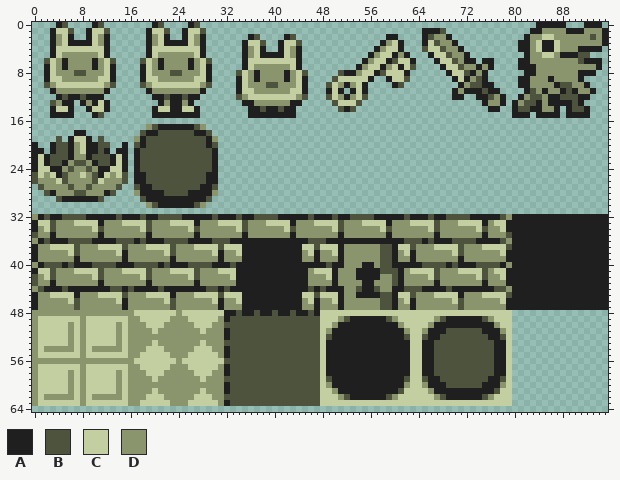
Sprite sheet, stored at tileset.png. Above is the file before it was changed.
The file is 96x96 pixels. Shown: x 0..95, y 0..64.
Palette (. is transparent): A #1f1f1f  B #4d533c  C #c4cfa1  D #8b956d
Pixels before (only the part around the change), first column x 71:
34 DDDCBDDCAAAAAAAAAAAAAAAAA
35 DDDDADDDBAAAAAAAAAAAAAAAA
36 BBBAAAABDAAAAAAAAAAAAAAAA
37 BDDDCCCCBAAAAAAAAAAAAAAAA
38 BDDDDDDCAAAAAAAAAAAAAAAAA
39 ADDDDDDDAAAAAAAAAAAAAAAAA
40 AAABBBBADAAAAAAAAAAAAAAAA
41 CCCCBDCCAAAAAAAAAAAAAAAAA
42 DDDCBDDCAAAAAAAAAAAAAAAAA
43 DDDDADDDAAAAAAAAAAAAAAAAA
44 AAAAAABBDAAAAAAAAAAAAAAAA
45 ADDDCCCCBAAAAAAAAAAAAAAAA
46 BDDDDDDCAAAAAAAAAAAAAAAAA
47 BDDDDDDDAAAAAAAAAAAAAAAAA
48 CCCCCCCCC................
49 AAAABDCCC................
50 AAAAAADCC................
51 BBBBAAADC................
52 BBBBBAABC................
53 BBBBBBAAC................
54 BBBBBBAAC................
55 BBBBBBAAC................
56 BBBBBBAAC................
57 BBBBBBAAC................
58 BBBBBBAAC................
59 BBBBBAABC................
60 BBBBAAADC................
61 AAAAAABCC................
62 AAAABDCCC................
63 CCCCCCCCC................
64 .........................
And afterwards:
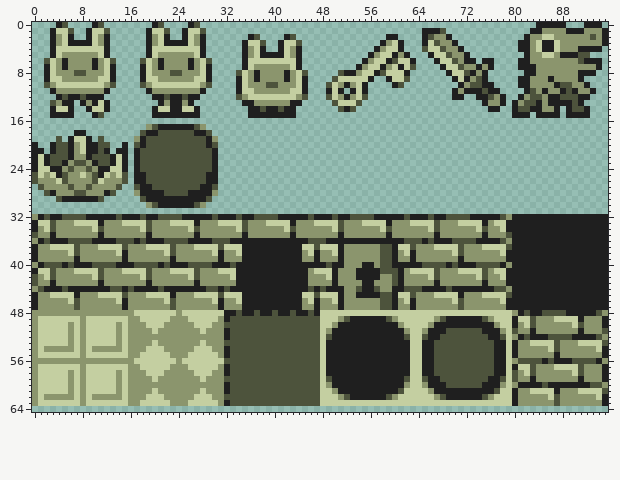
From old to new:
Changed rows in their new state; - is an unchanged pixel.
first column x 80:
48 DABAABBBBAAAAABD
49 ACCBDDDCCCCADDDA
50 ADCBDDDDDDCBDDDA
51 BDDADDDDDDDADDDB
52 DABAAABBBBAAAABD
53 ADDCCCCBDDDCCCCB
54 ADDDDDCBDDDDDDCA
55 ADDDDDDADDDDDDDA
56 DBBBBABAAABBBBAD
57 ACCBDDDCCCCBDDDA
58 BDCBDDDDDDCBDDDA
59 BDDADDDDDDDADDDA
60 DAAAABAAAAAAABBD
61 ADDCCCCADDDCCCCB
62 ADDDDDCBDDDDDDCA
63 ADDDDDDBDDDDDDDA
Changed places in both pictures, as pixel boxes (x1, y1, x2, y2):
added: (512, 310, 608, 406)
